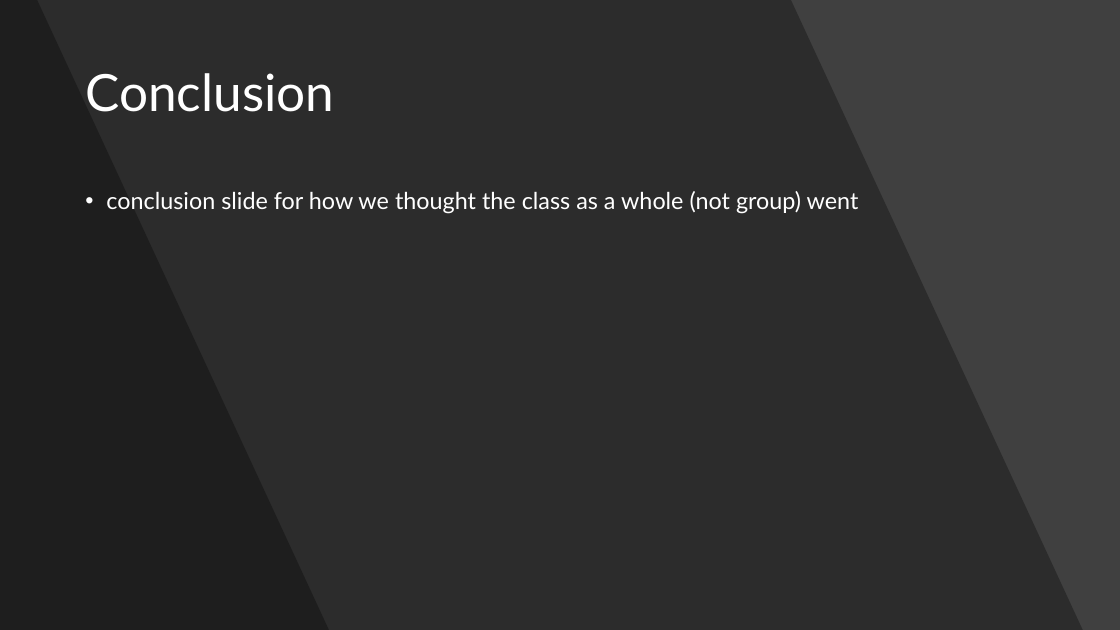
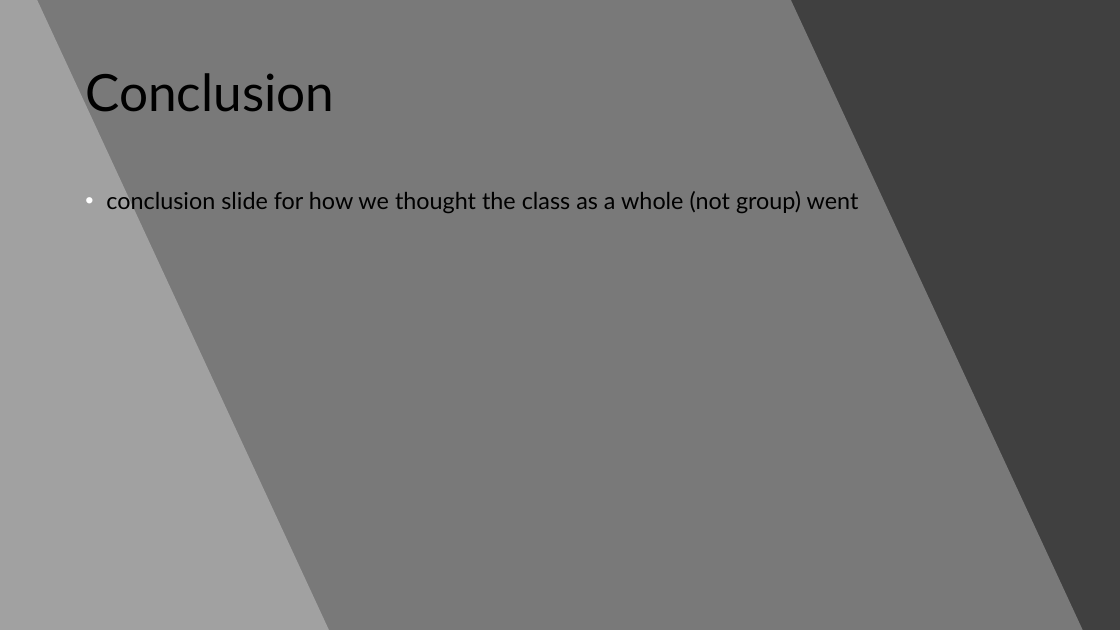
Before and after one commit to WSU-cshimizu/ceg4110-group-project-no-grads, a slide deck: slide 7 of presentation materials/PresentationPowerpoint.pptx (slide 6 before the commit). Drawn at 1120x630 pixels with LibreOffice and Linux fonts; fonts in the diff are those of the drawing. Boxes give left, top, right and bottom in pixels: in the first picture for what was removed or moved away, otherwise in the second. Text is boxed around its words. In the diff, an @@ line names an element or a change of style, - is before the commit and + after.

```diff
--- a/presentation materials/PresentationPowerpoint.pptx
+++ b/presentation materials/PresentationPowerpoint.pptx
@@ freeform shape at [0,0,1083,630]: fill #000000 at 30% opacity to #FFFFFF at 30% opacity @@
@@ freeform shape at [0,0,329,630]: fill #000000 at 30% opacity to #FFFFFF at 30% opacity @@
@@ title "Conclusion" at [85,73,334,112]: text colour #FFFFFF to #000000 @@
@@ text "conclusion slide for how we ..." at [106,191,859,213]: text colour #FFFFFF to #000000 @@
```
Also in this commit, not shown: 6 other slides changed, 1 slide added, 8 other files.
